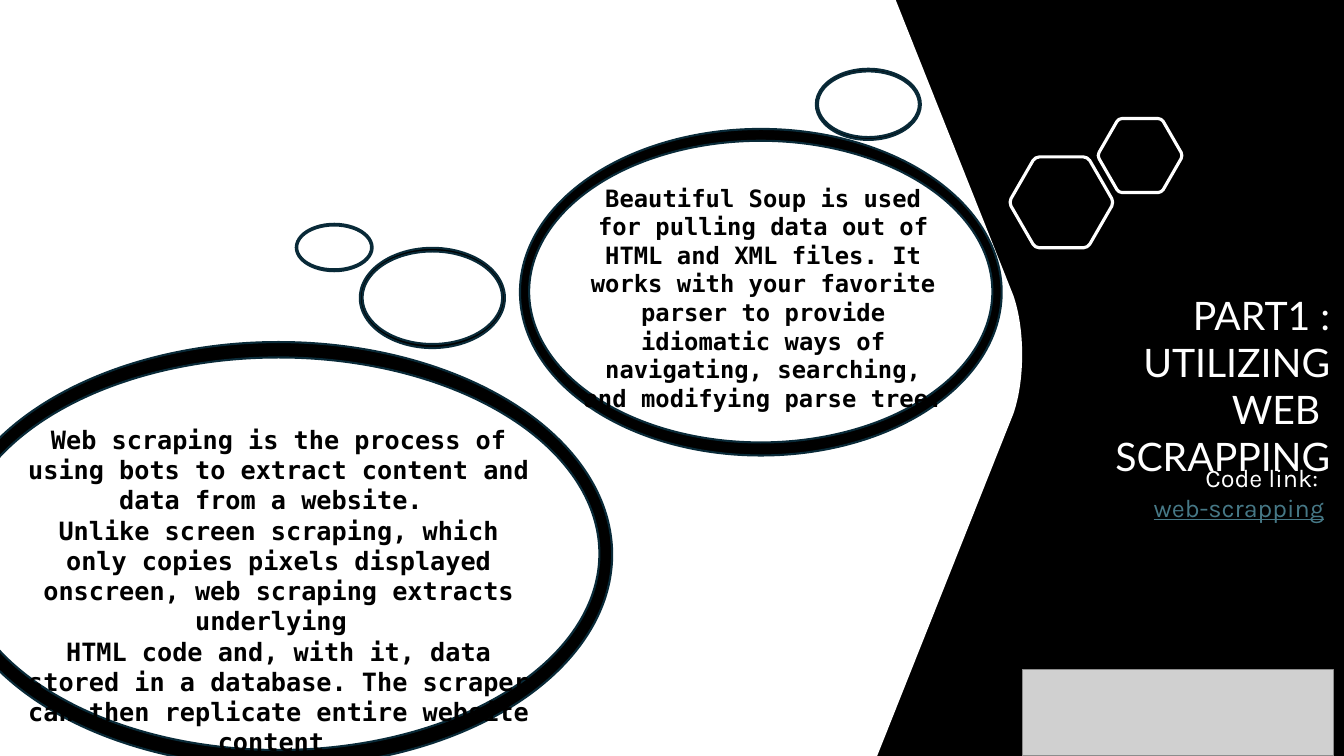
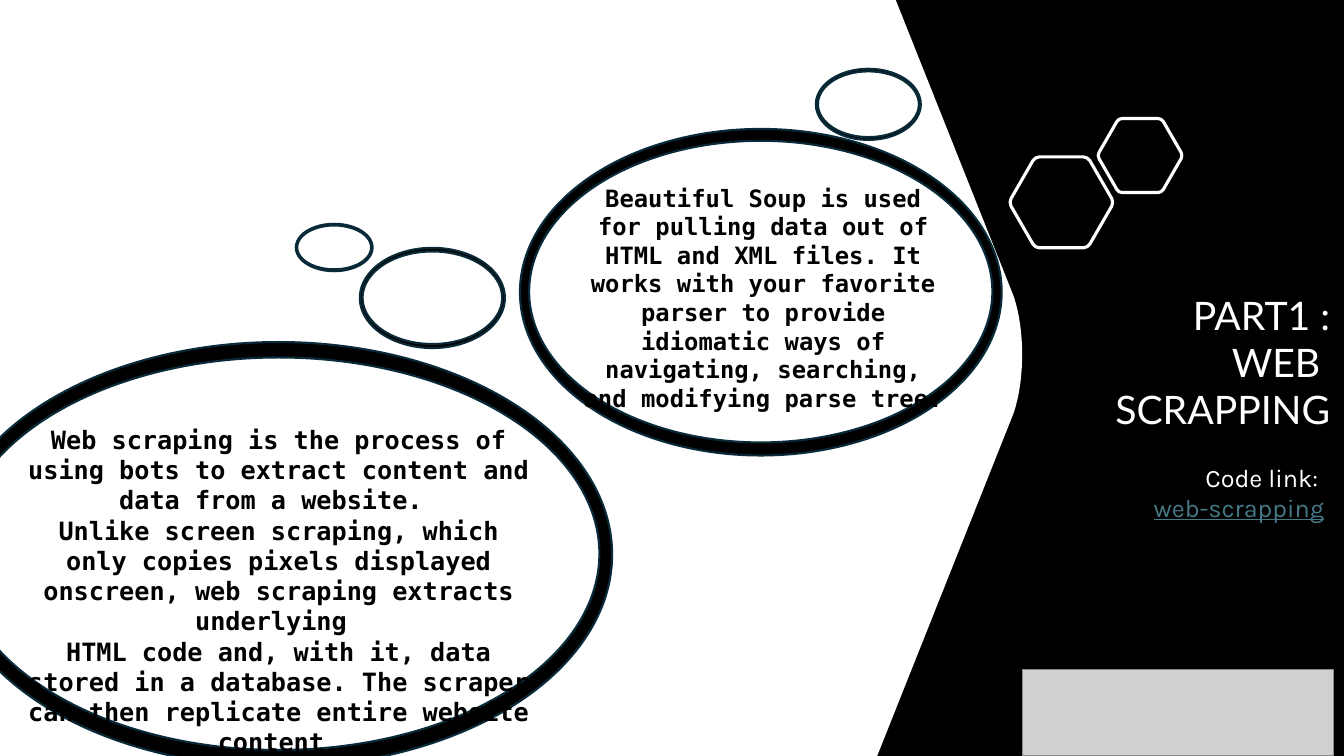
Before and after one commit to QManiac162/case-studies, a slide deck: slide 2 of L&T/CreaTech-Submission.pptx. Drawn at 1344x756 pixels with LibreOffice and Linux fonts; fonts in the diff are those of the drawing; grey boxes stand for pictures; background and template pictures are left out. Boxes give left, top, right and bottom in pixels: in the first picture for what was removed or moved away, otherwise in the second. Text is boxed around its words. In the diff, an @@ line names an element or a change of style, - is before the commit and + after.

```diff
--- a/L&T/CreaTech-Submission.pptx
+++ b/L&T/CreaTech-Submission.pptx
@@ text at (x1=1193, y1=302, x2=1320, y2=377): text changed @@
-PART1 :
-UTILIZING WEB
+PART1 :
+WEB
```
Also in this commit, not shown: 2 other files.
